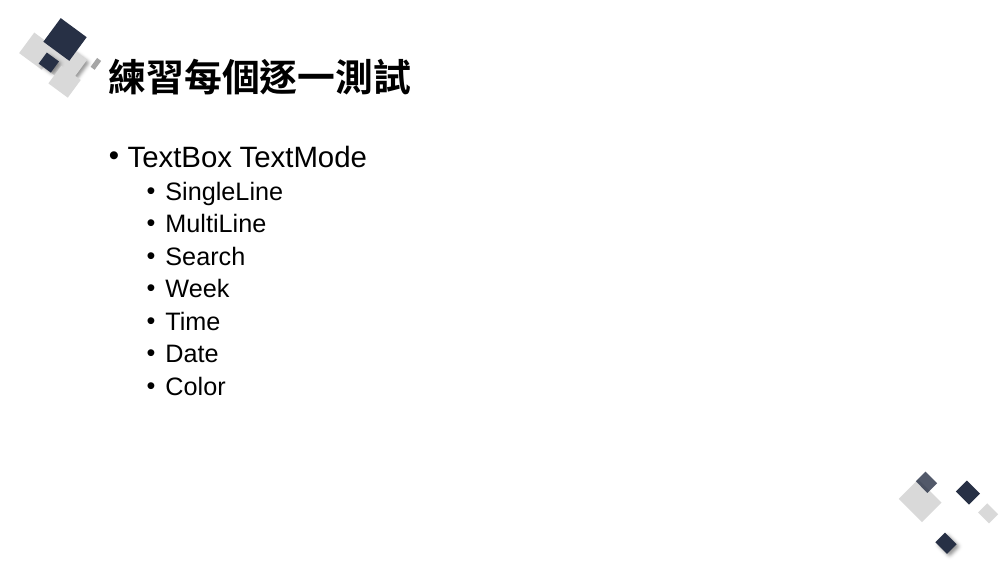
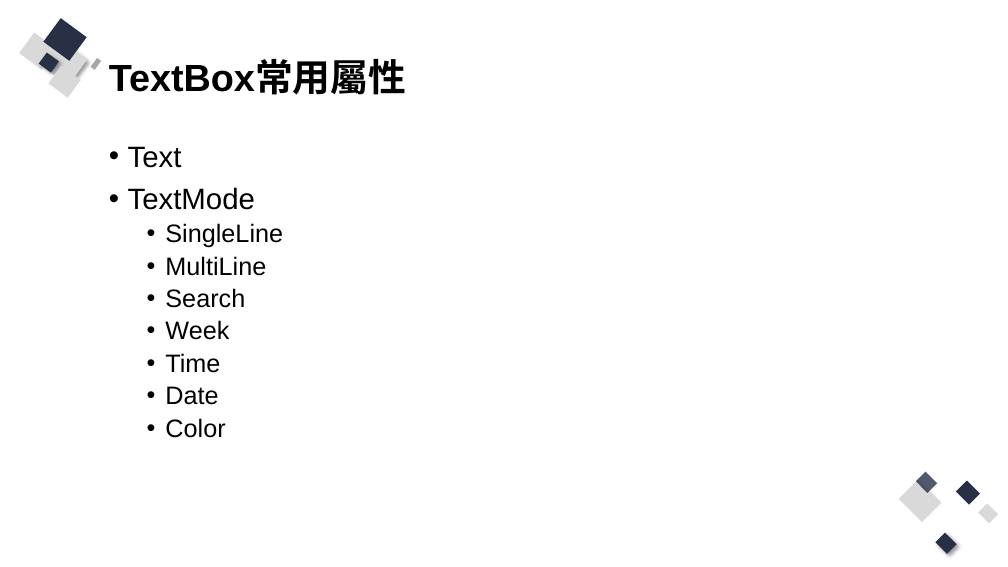
Before and after one commit to Q81JIAXIONG/-, a slide deck: slide 7 of 投影片/2..pptx. Drawn at 1008x567 pixels with LibreOffice and Linux fonts; fonts in the diff are those of the drawing. Boxes give left, top, right and bottom in pixels: in the first picture for what was removed or moved away, otherwise in the second. Text is boxed around its words. In the diff, an @@ line names an element or a change of style, - is before the commit and + after.

```diff
--- a/投影片/2..pptx
+++ b/投影片/2..pptx
@@ title at [109,61,407,95]: text changed @@
-練習每個逐一測試
+TextBox常用屬性
@@ text at [128,146,255,210]: text changed @@
-• TextBox TextMode
+• Text
+• TextMode
```
Also in this commit, not shown: 6 other slides changed, 1 slide added, 1 slide removed, 11 other files.
